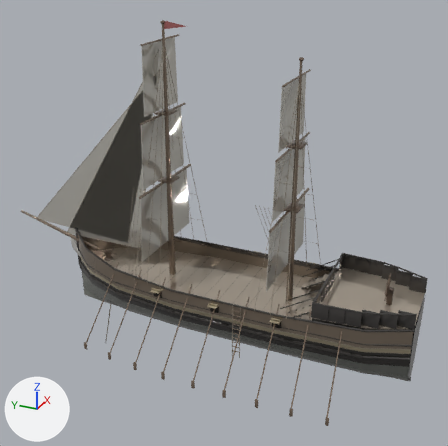
Two versions of the glTF model assets/models/sea/ship_brig.gltf, one commit apart.
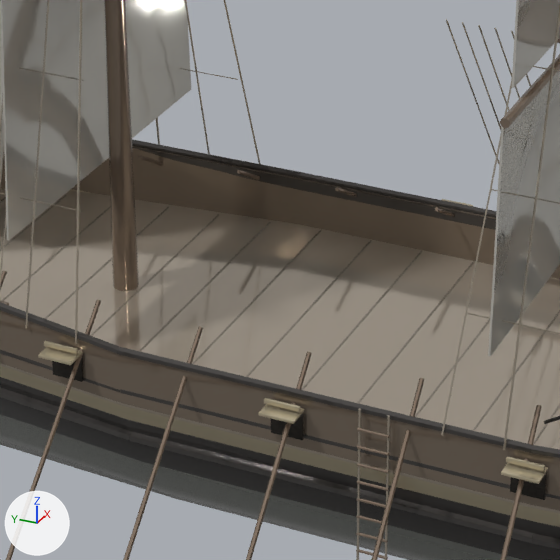
There are two pictures of each version: one whole from a 50 mm lens placed at (-32.7, -13.8, 22.6), pointed at (1.0, 1.4, 5.8), one close up on the part from 31% to 64% of the width and 45% to 77% of the height. The axes (+X, +Y, +Z) are drawn at lower left. The lights are the same throughout. The older version's two pictures come first. Where no turn or scale is listed for an object, it has been applied to the vertices. Vertices at exactly the same position are counted once.

Names of what the first close-up shows: 'Body', 'OarsL', 'Sail', 'Sail2', 'Yard' and 2 more.
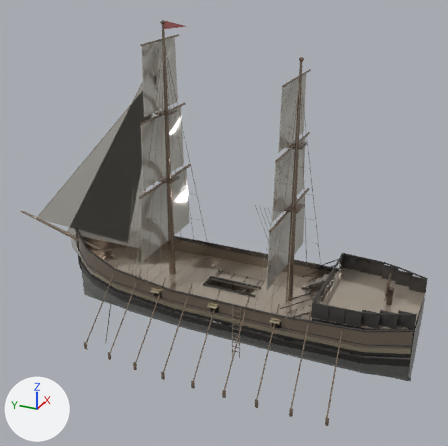
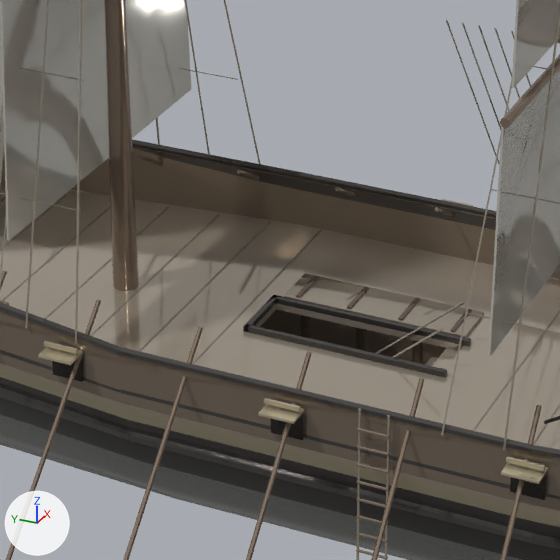
Boxes (x1, y1, x2, y2) around the edits, measured in the close-ups (560 x 560 px; the box of a moved part takes in the faces that stretch with it):
'Hold', added: after (260, 301, 465, 369)
    faces in mat_wood: (261, 310, 458, 369)
    faces in mat_timber: (260, 309, 464, 364)
    faces in mat_leather: (376, 301, 465, 358)
part 1 of me_body_001, moved or reshaped: before (246, 240, 371, 377); after (296, 275, 319, 298)
part 2 of me_body_001, moved or reshaped: before (301, 251, 423, 390); after (347, 286, 369, 309)
part 3 of me_body_001, moved or reshaped: before (357, 262, 474, 403); after (398, 297, 420, 320)
part 4 of me_body_001, moved or reshaped: before (415, 319, 490, 417); after (451, 309, 472, 332)
part 5 of me_body_001, added: after (284, 273, 484, 338)
part 6 of me_body_001, added: after (243, 295, 471, 378)
part 7 of me_body_001, added: after (124, 224, 560, 507)

The change in detail:
me_body_001 is used by ob_body; location (0.0, 0.0, 0.0).
me_body_001 had 7424 vertices, 13780 faces and spanned x -3.9..3.9, y -11.6..17.5, z -2.0..18.4.
me_body_001 now has 7636 vertices, 14216 faces and spans x -3.9..3.9, y -11.6..17.5, z -2.0..18.4.
me_body_001 part 1: the loose piece of 56 vertices spanning x -3.3..3.3, y 1.5, z 1.8 is scaled about its middle by (0.121, 2.94, 5.17), then moved by (1.2, 0.3, 0.1), in mat_timber.
me_body_001 part 2: the loose piece of 56 vertices spanning x -3.3..3.3, y 0.5, z 1.8 is scaled about its middle by (0.121, 2.94, 5.17), then moved by (1.2, 0.3, 0.1), in mat_timber.
me_body_001 part 3: the loose piece of 56 vertices spanning x -3.3..3.3, y -0.5, z 1.8 is scaled about its middle by (0.121, 2.94, 5.17), then moved by (1.2, 0.4, 0.1), in mat_timber.
me_body_001 part 4: the loose piece of 56 vertices spanning x -3.3..3.3, y -1.5, z 1.8 is scaled about its middle by (0.121, 2.94, 5.17), then moved by (1.2, 0.4, 0.1), in mat_timber.
me_body_001 part 5: the loose piece of 56 vertices spanning x 3.5..3.6, y -0.3..0.3, z 2.0..2.5 is copied, and the copy is scaled about its middle by (19.6, 6.23, 0.112), then moved by (-2.4, 0.3, -0.4), in mat_wood; it spans x 0.7..1.6, y -1.4..2.0, z 1.8..1.9.
me_body_001 part 6: a new loose piece of 140 vertices spanning x -0.6..0.6, y -1.5..2.2, z 1.8..1.9, in mat_timber.
me_body_001 part 7: 16 vertices added at x -3.4..3.4, y -1.4..2.1, z 1.7..1.8.
Mesh me_hold is new.
It has 5222 vertices, 10048 faces and spans x -2.28..2.28, y -2.64..3.85, z -0.45..2.67.
Faces by material slot: [2728, 5768, 24, 108, 1100, 240, 80].
It uses material mat_wood.
It uses material mat_timber.
It uses material mat_leather.
It uses material mat_paint.
It uses material mat_metal.
It uses material mat_cloth.
It uses material mat_glow.
Object 'Hold' (ob_hold) is new; it shows me_hold.
Its location is (0.0, 0.0, 0.0).
